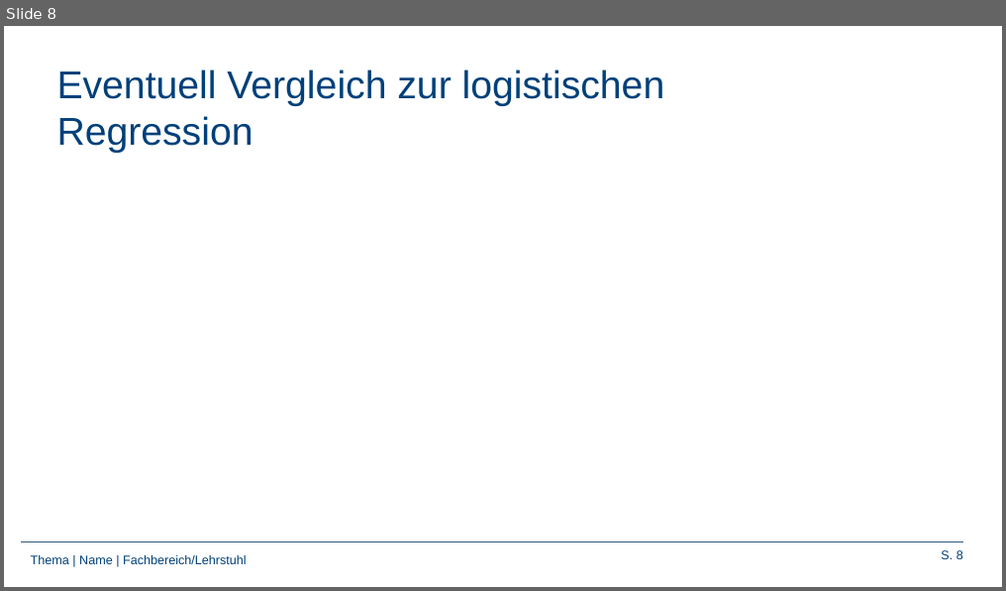
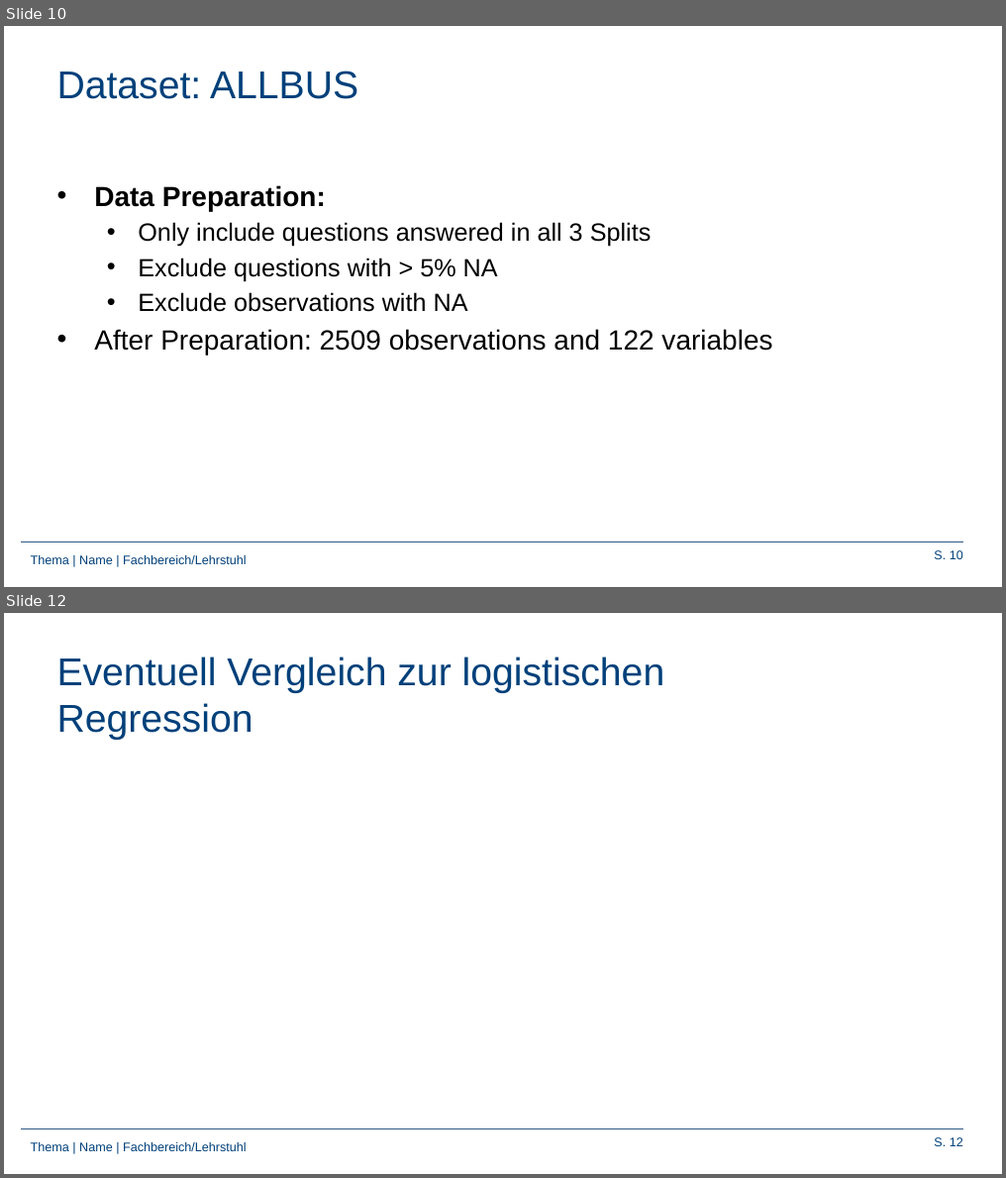
Before and after one commit to Frandersch/Statistical-Machine-Learning, a slide deck: Präsentation/Support Vector Machines.pptx. Shown one above the other, each under a label of ours: slide 8 before the commit, slides 10 and 12 after it; the slides between them are not shown. The pictures are 1006x591 and 1006x1178 pixels, drawn with LibreOffice and Linux fonts; fonts in the diff are those of the drawing; background and template pictures are left out. Boxes give left, top, right and bottom in pixels: in the first picture for what was removed or moved away, otherwise in the second. Text is boxed around its words. In the diff, an @@ line names an element or a change of style, - is before the commit and + after.

```diff
--- a/Präsentation/Support Vector Machines.pptx
+++ b/Präsentation/Support Vector Machines.pptx
@@ slide 10 added at (4, 26, 1002, 587), background #FFFFFF; not listed: 3 template elements that a slide beside it also shows @@
@@ title added at (57, 71, 358, 99), 28 pt, text #00407A @@
+Dataset: ALLBUS
@@ text added at (94, 185, 772, 355), 18 pt, text #000000 @@
+• Data Preparation:
+  • Only include questions answered in all 3 Splits
+  • Exclude questions with > 5% NA
+  • Exclude observations with NA
+• After Preparation: 2509 observations and 122 variables
@@ what was slide 8 is now slide 12 @@
@@ page number at (934, 1138, 963, 1147): text changed @@
-S. 8
+S. 12
```
Also in this commit, not shown: 2 slides changed, 8 other slides added, 5 slides removed.
